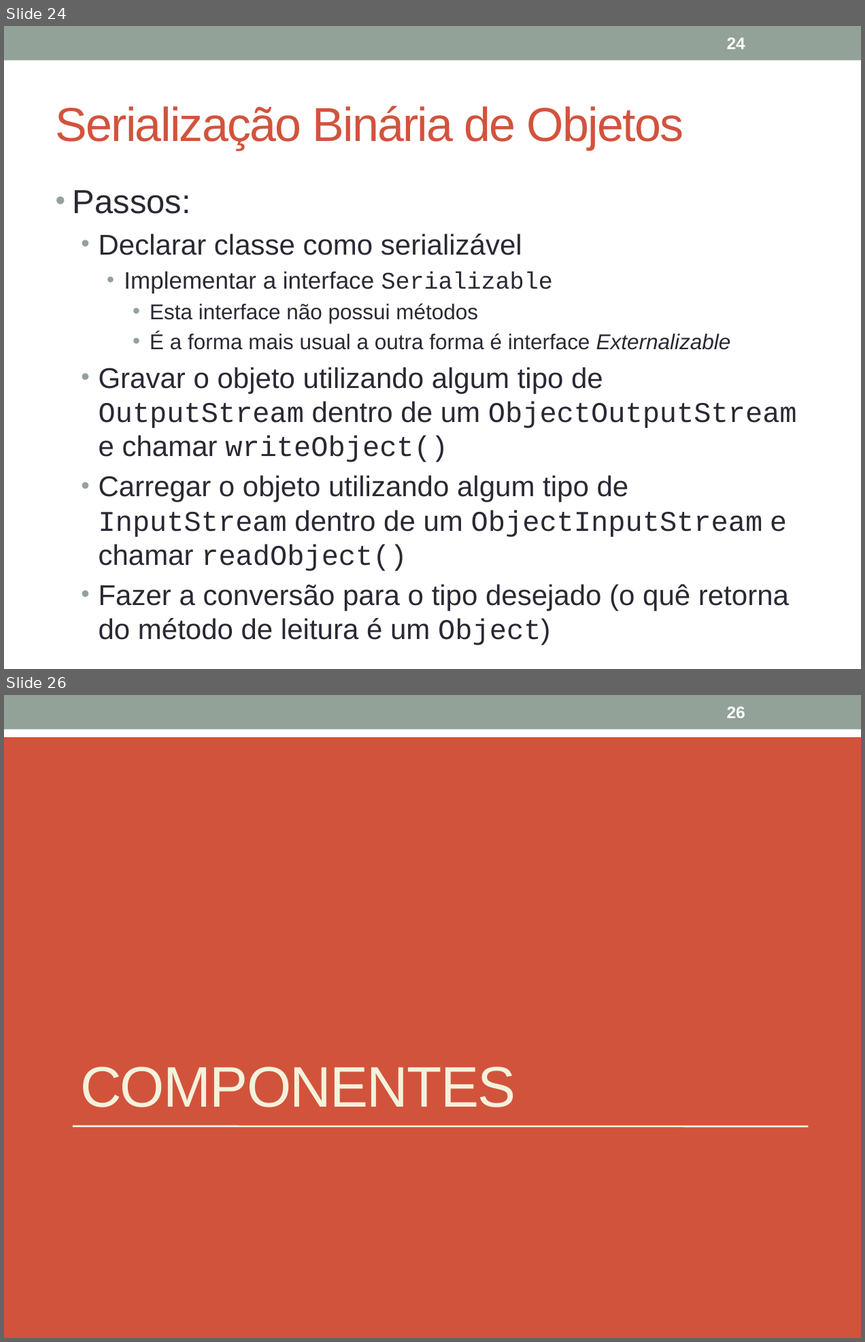
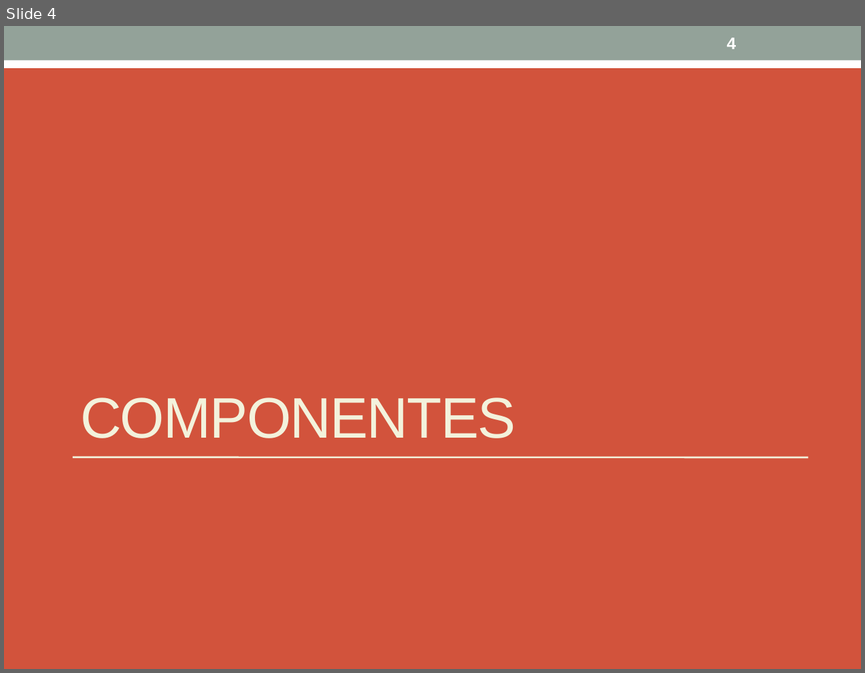
Before and after one commit to julioapm/JavaBasico, a slide deck: Material/JavaOO2.pptx. Shown one above the other, each under a label of ours: slides 24 and 26 before the commit, slide 4 after it; the slides between them are not shown. The pictures are 865x1342 and 865x673 pixels, drawn with LibreOffice and Linux fonts; fonts in the diff are those of the drawing. Boxes give left, top, right and bottom in pixels: in the first picture for what was removed or moved away, otherwise in the second. Text is boxed around its words. In the diff, an @@ line names an element or a change of style, - is before the commit and + after.

```diff
--- a/Material/JavaOO2.pptx
+++ b/Material/JavaOO2.pptx
@@ slide 24 removed at [4,26,861,669], background #FFFFFF; not listed: 1 template element that a slide beside it also shows @@
@@ page number removed at [727,38,745,49] @@
-24
@@ title removed at [56,106,684,150] @@
-Serialização Binária de Objetos
@@ text removed at [73,190,797,645] @@
-• Passos:
-  • Declarar classe como serializável
-    • Implementar a interface Serializable
-      • Esta interface não possui métodos
-      • É a forma mais usual a outra forma é interface Externalizable
-  • Gravar o objeto utilizando algum tipo de OutputStream dentro de um ObjectOutputStream e chamar writeObject()
-  • Carregar o objeto utilizando algum tipo de InputStream dentro de um ObjectInputStream e chamar readObject()
-  • Fazer a conversão para o tipo desejado (o quê retorna do método de leitura é um Object)
@@ what was slide 26 is now slide 4 @@
@@ page number at [727,38,736,49]: text changed @@
-26
+4
```
Also in this commit, not shown: 21 other slides removed.
